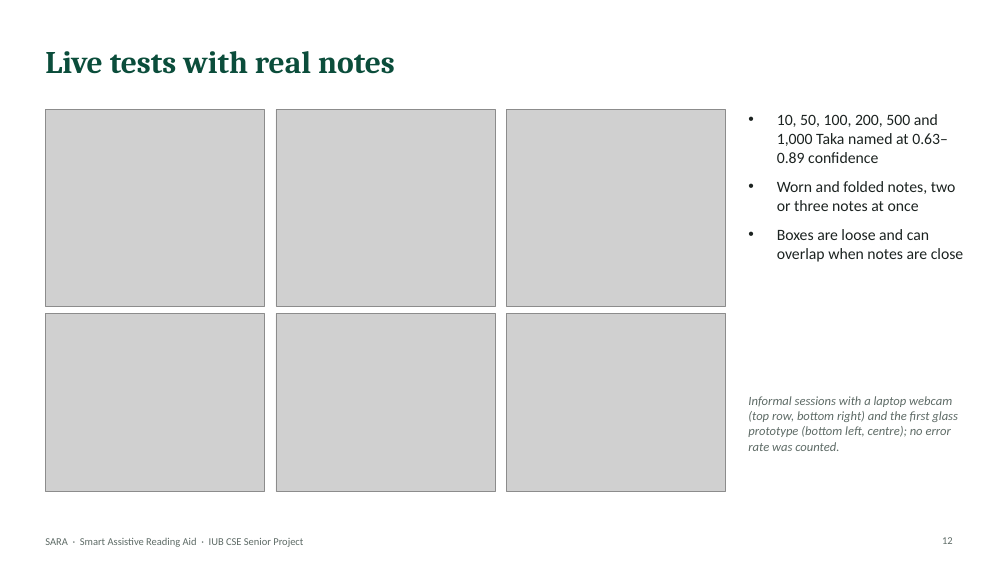
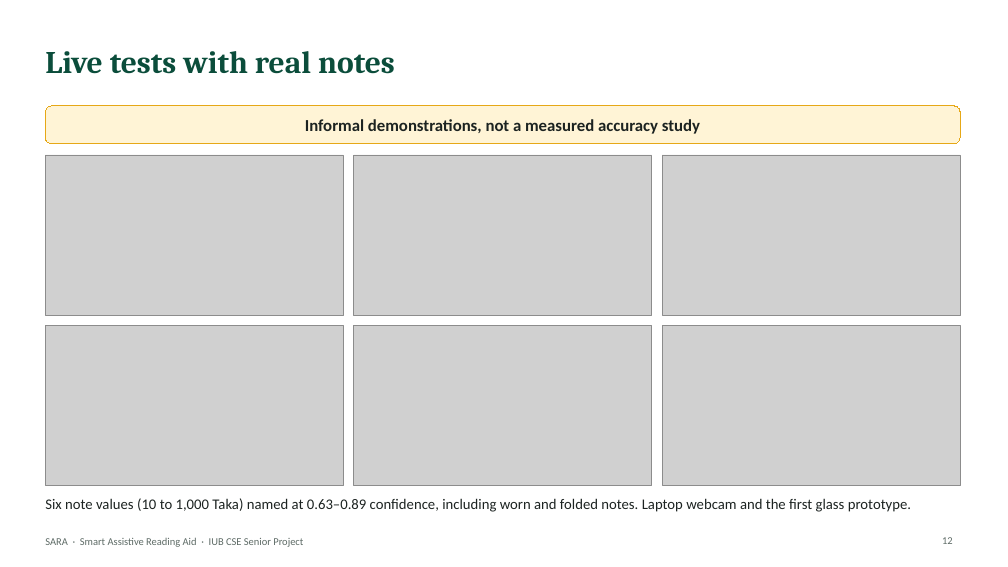
Before and after one commit to aflam330/Senior_project_wearable_glass_for_blind_people_using_ocr_and_ylo, a slide deck: slide 12 of Thesis Report and paper/thesis report/slides/SARA_Presentation.pptx. Drawn at 1008x567 pixels with LibreOffice and Linux fonts; fonts in the diff are those of the drawing; grey boxes stand for pictures. Boxes give left, top, right and bottom in pixels: in the first picture for what was removed or moved away, otherwise in the second. Text is boxed around its words. In the diff, an @@ line names an element or a change of style, - is before the commit and + after.

```diff
--- a/Thesis Report and paper/thesis report/slides/SARA_Presentation.pptx
+++ b/Thesis Report and paper/thesis report/slides/SARA_Presentation.pptx
@@ rounded rectangle added at [45, 106, 960, 144], fill #FFF4D6, outline #E6A817 0.75 pt, 16 pt, text #1C2321, bold @@
+Informal demonstrations, not a measured accuracy study
@@ text removed at [777, 114, 964, 262] @@
-• 10, 50, 100, 200, 500 and 1,000 Taka named at 0.63–0.89 confidence
-• Worn and folded notes, two or three notes at once
-• Boxes are loose and can overlap when notes are close
@@ picture: place and size @@
-picture at [45, 110, 265, 306]
+picture at [45, 155, 343, 315]
@@ picture: place and size @@
-picture at [276, 110, 495, 306]
+picture at [354, 155, 652, 315]
@@ picture: place and size @@
-picture at [507, 110, 726, 306]
+picture at [662, 155, 960, 315]
@@ picture: place and size @@
-picture at [45, 314, 265, 492]
+picture at [45, 325, 343, 485]
@@ picture: place and size @@
-picture at [276, 314, 495, 492]
+picture at [354, 325, 652, 485]
@@ picture: place and size @@
-picture at [507, 314, 726, 492]
+picture at [662, 325, 960, 485]
@@ text at [45, 498, 911, 512]: text changed; size 12 to 14 pt; text colour #5E6B66 to #1C2321; italic off @@
-Informal sessions with a laptop webcam (top row, bottom right) and the first glass prototype (bottom left, centre); no error rate was counted.
+Six note values (10 to 1,000 Taka) named at 0.63–0.89 confidence, including worn and folded notes. Laptop webcam and the first glass prototype.
```
Also in this commit, not shown: 15 other slides changed, 5 slides added, 4 slides removed, 17 other files.
